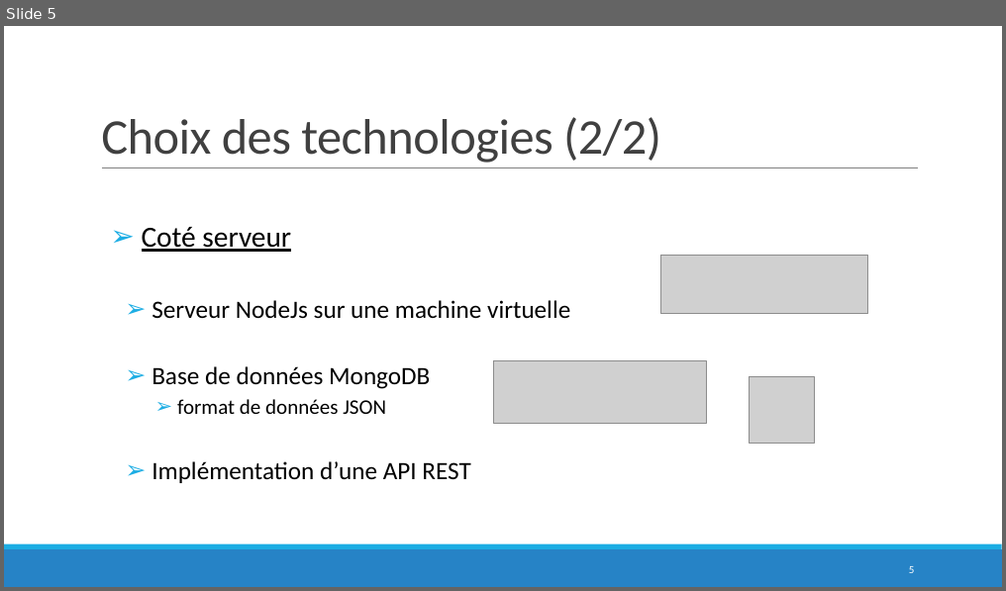
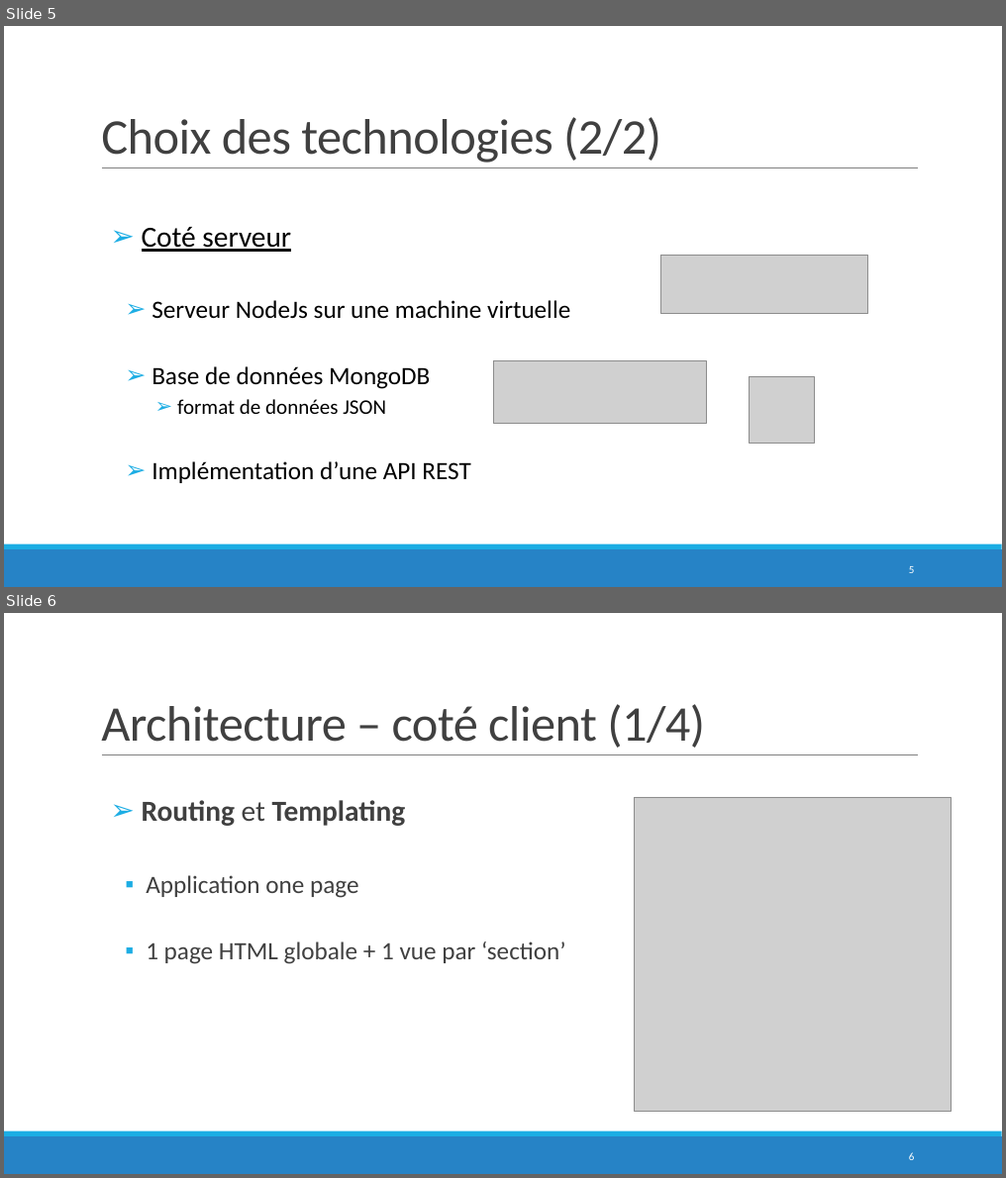
Before and after one commit to QuentinLeGoff/projetJXS, a slide deck: WeBike.pptx. Shown one above the other, each under a label of ours: slide 5 before the commit, slides 5 and 6 after it. The pictures are 1006x591 and 1006x1178 pixels, drawn with LibreOffice and Linux fonts; fonts in the diff are those of the drawing; grey boxes stand for pictures; background and template pictures are left out. Boxes give left, top, right and bottom in pixels: in the first picture for what was removed or moved away, otherwise in the second. Text is boxed around its words. In the diff, an @@ line names an element or a change of style, - is before the commit and + after.

```diff
--- a/WeBike.pptx
+++ b/WeBike.pptx
@@ slide 6 added at [4, 613, 1002, 1174], background #FFFFFF; not listed: 3 template elements that a slide beside it also shows @@
@@ title added at [101, 704, 705, 748], 48 pt, text #404040 @@
+Architecture – coté client (1/4)
@@ text added at [142, 800, 566, 964], 24 pt, text #404040 @@
+  ➢ Routing et Templating
+    ▪ Application one page
+    ▪ 1 page HTML globale + 1 vue par ‘section’
@@ picture added at [635, 797, 951, 1112] @@
@@ page number added at [909, 1153, 915, 1160], 10.5 pt, text #FFFFFF @@
+6
```
Also in this commit, not shown: 3 other slides added.
